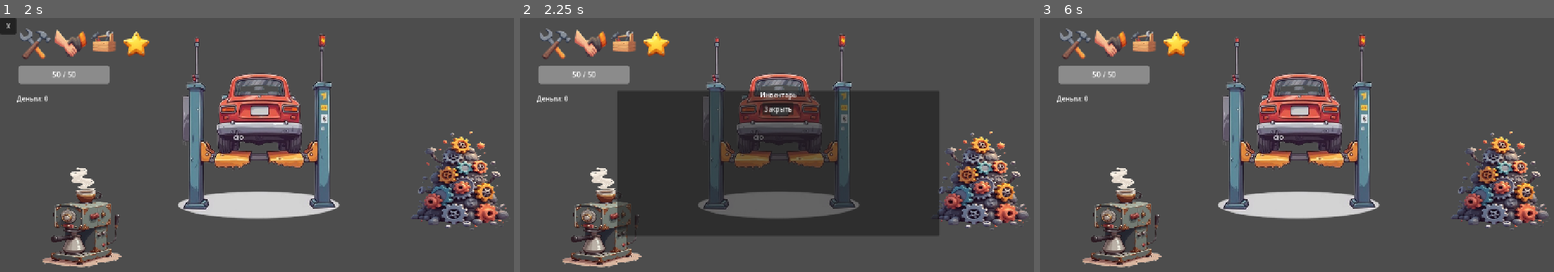
Above: before the commit, frames 1-3 (left to right).
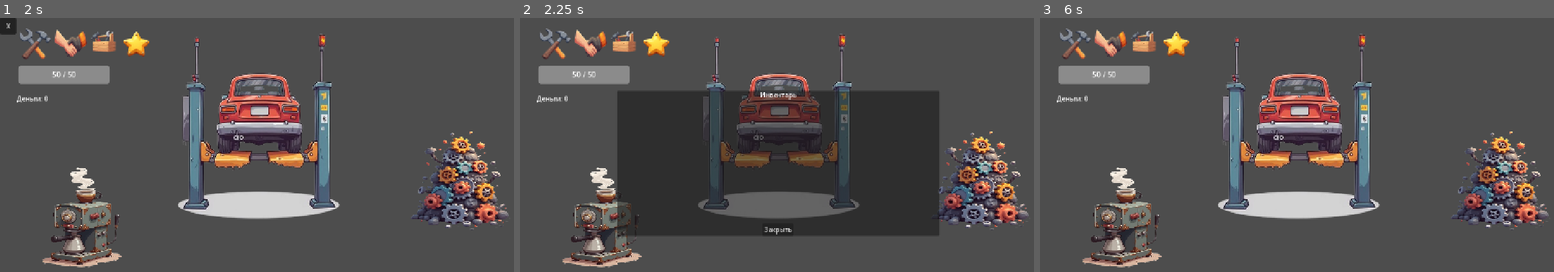
Above: after the commit, the same moments.

Repository: Tulekovich/Garage
Game: Godot game, scene res://scenes/world/main_world.tscn
Same seed, same stepped clock (60 frames per second), same inputs: the game is played once before the commit and once after it.
Inputs (mouse positions are in pixels of both pictures, inside the frame that each line leads up to):
- Up to frame 1 (2 s): click (35, 43) at 0.5 s; click (71, 43) at 1.25 s
- Up to frame 2 (2.25 s): click (622, 43) at 2 s
- Up to frame 3 (6 s): click (1173, 43) at 2.75 s; click (1075, 43) at 3.5 s; click (1111, 43) at 4.25 s; click (1142, 43) at 5 s; click "Закрыть" at 5.75 s

Frame 1 is identical in both runs. In frame 2, 0.3% of the frame differs, in the area x 47-54%, y 33-86%; in frame 3, nothing differs.

Commit message:
chore(auto-sync): Synchronize local changes

Diff:
--- a/scenes/ui/inventory_ui.tscn
+++ b/scenes/ui/inventory_ui.tscn
@@ -27,9 +27,9 @@
 text = "Инвентарь"
 horizontal_alignment = 1
 
-[node name="ItemList" type="GridContainer" parent="VBoxContainer"]
+[node name="ScrollContainer" type="ScrollContainer" parent="VBoxContainer"]
 layout_mode = 2
-columns = 8
+size_flags_vertical = 3
 
 [node name="CloseButton" type="Button" parent="VBoxContainer"]
 process_mode = 3
